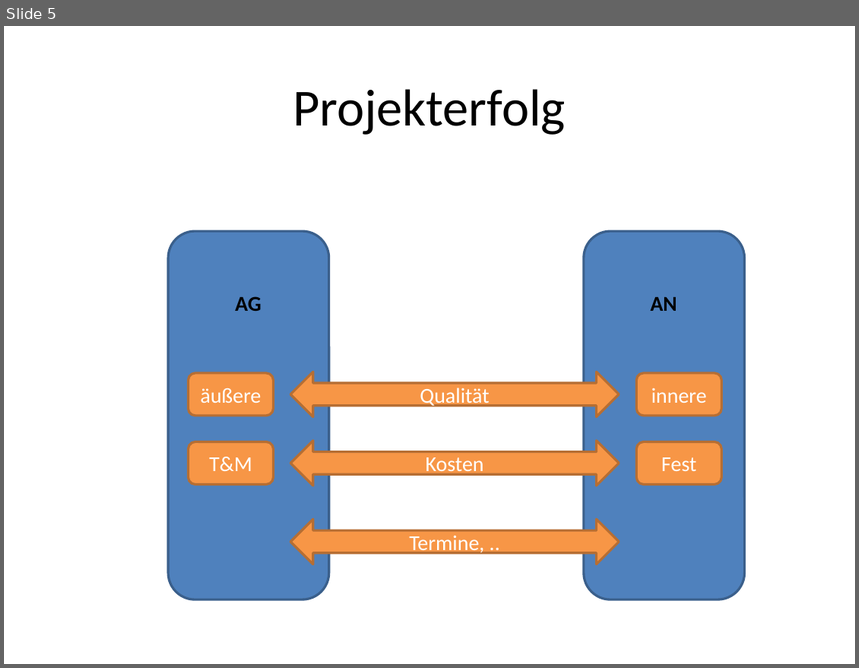
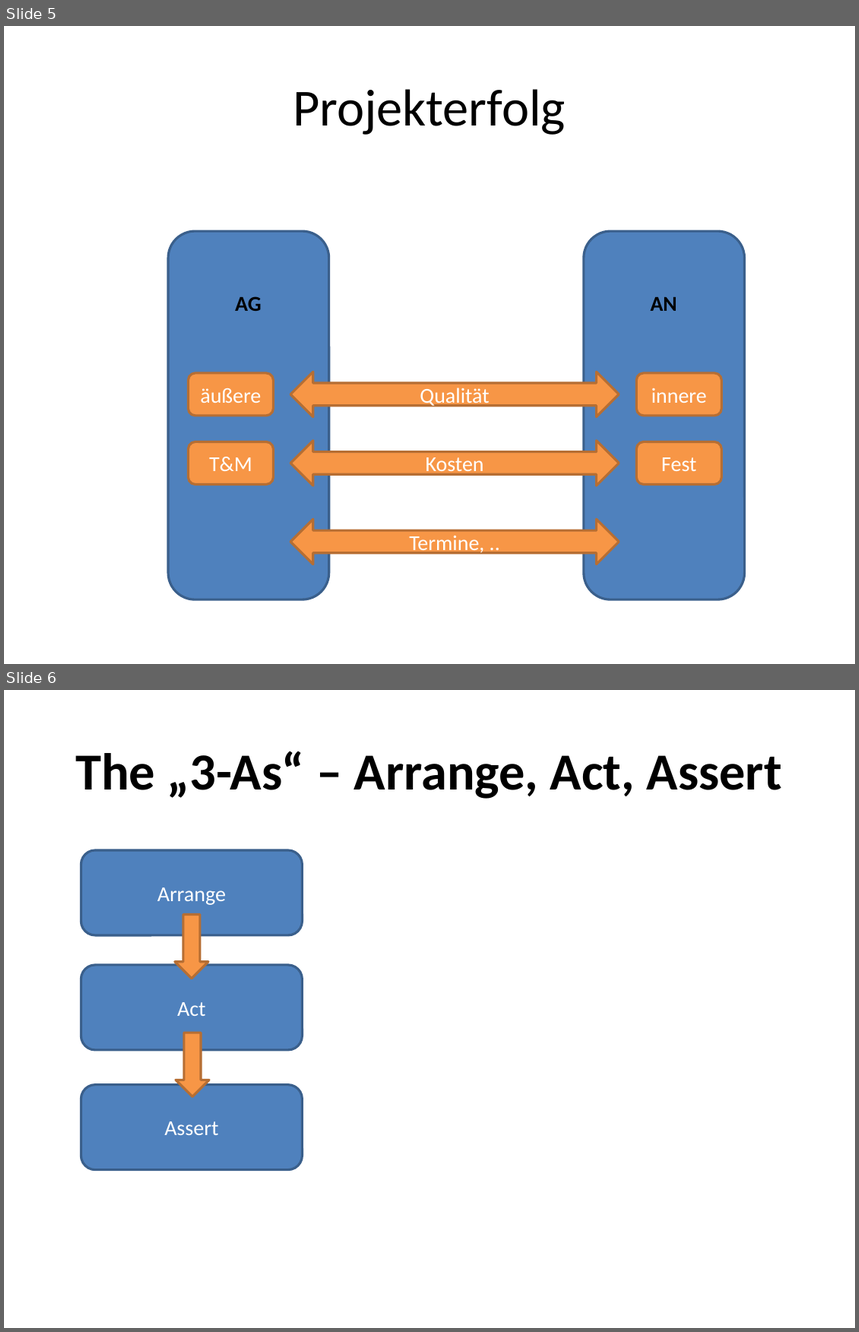
Before and after one commit to isabella232/Esri2011, a slide deck: doc/Grafiken/_Grafiken.pptx. Shown one above the other, each under a label of ours: slide 5 before the commit, slides 5 and 6 after it. The pictures are 859x668 and 859x1332 pixels, drawn with LibreOffice and Linux fonts; fonts in the diff are those of the drawing. Boxes give left, top, right and bottom in pixels: in the first picture for what was removed or moved away, otherwise in the second. Text is boxed around its words. In the diff, an @@ line names an element or a change of style, - is before the commit and + after.

```diff
--- a/doc/Grafiken/_Grafiken.pptx
+++ b/doc/Grafiken/_Grafiken.pptx
@@ slide 6 added at bbox=[4, 690, 855, 1328], background #FFFFFF @@
@@ title added at bbox=[75, 751, 782, 799], 44 pt, text #000000, bold @@
+The „3-As“ – Arrange, Act, Assert
@@ rounded rectangle added at bbox=[82, 850, 303, 935], fill #4F81BD, outline #3A5F8C 2 pt, 18 pt, text #FFFFFF @@
+Arrange
@@ down arrow added at bbox=[175, 915, 208, 979], fill #F79646, outline #B76F34 2 pt @@
@@ rounded rectangle added at bbox=[82, 965, 303, 1050], fill #4F81BD, outline #3A5F8C 2 pt, 18 pt, text #FFFFFF @@
+Act
@@ down arrow added at bbox=[176, 1033, 209, 1097], fill #F79646, outline #B76F34 2 pt @@
@@ rounded rectangle added at bbox=[82, 1085, 303, 1170], fill #4F81BD, outline #3A5F8C 2 pt, 18 pt, text #FFFFFF @@
+Assert
```
